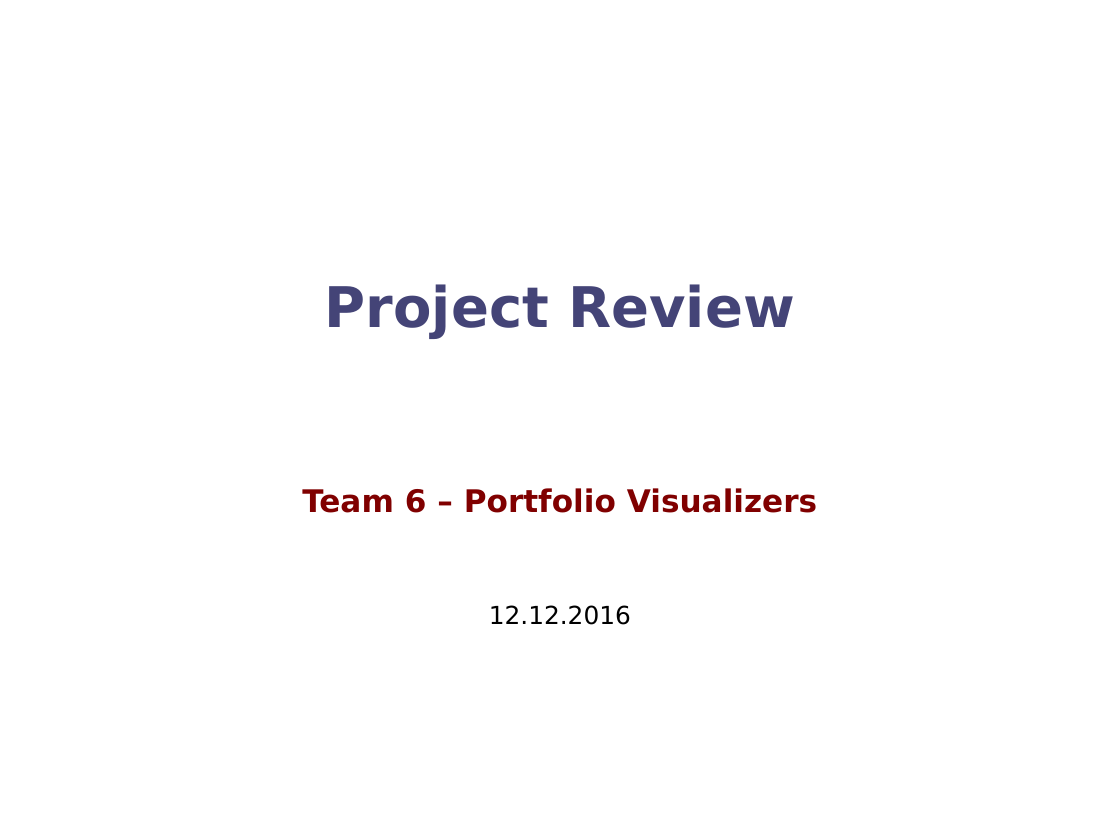
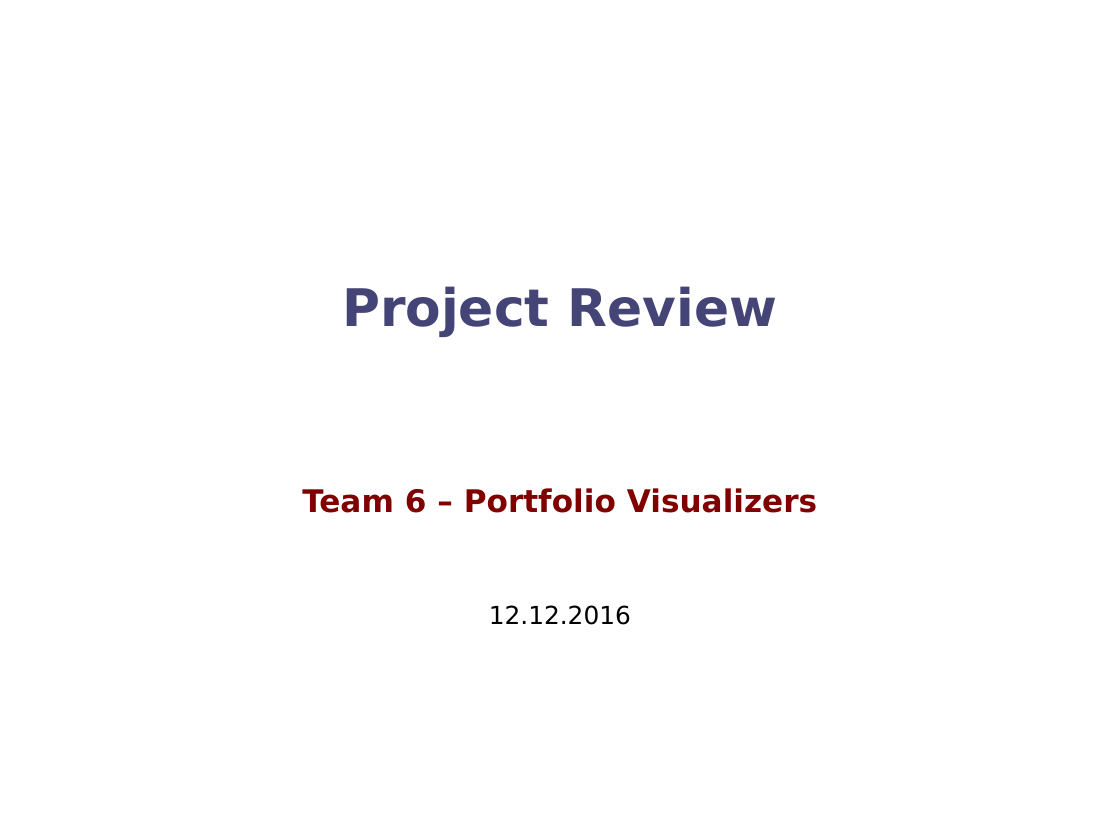
Before and after one commit to chaperweb/portfolio-visualiser, a slide deck: slide 1 of Documents/Review_1/project_review_team6.ppt. Drawn at 1120x840 pixels with LibreOffice and Linux fonts; fonts in the diff are those of the drawing. Boxes give left, top, right and bottom in pixels: in the first picture for what was removed or moved away, otherwise in the second. Text is boxed around its words. In the diff, an @@ line names an element or a change of style, - is before the commit and + after.

```diff
--- a/Documents/Review_1/project_review_team6.ppt
+++ b/Documents/Review_1/project_review_team6.ppt
@@ text "Project Review" at box(342, 286, 778, 336): size 36 to 33.3 pt; line spacing 1 to 0.9 @@
```
Also in this commit, not shown: 1 other slide changed, 1 other file.
